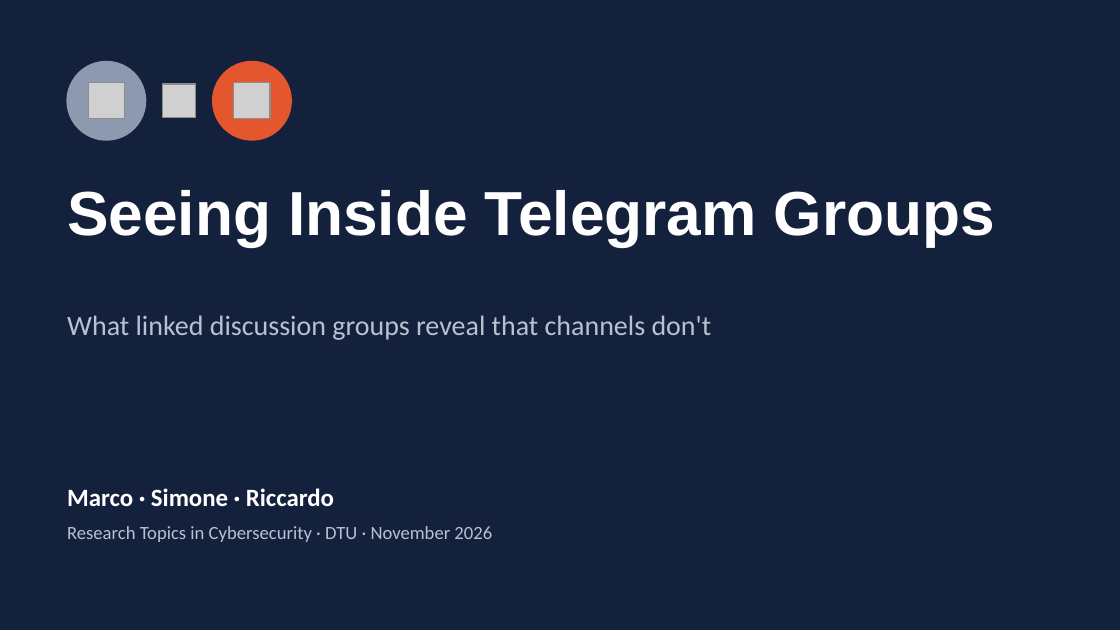
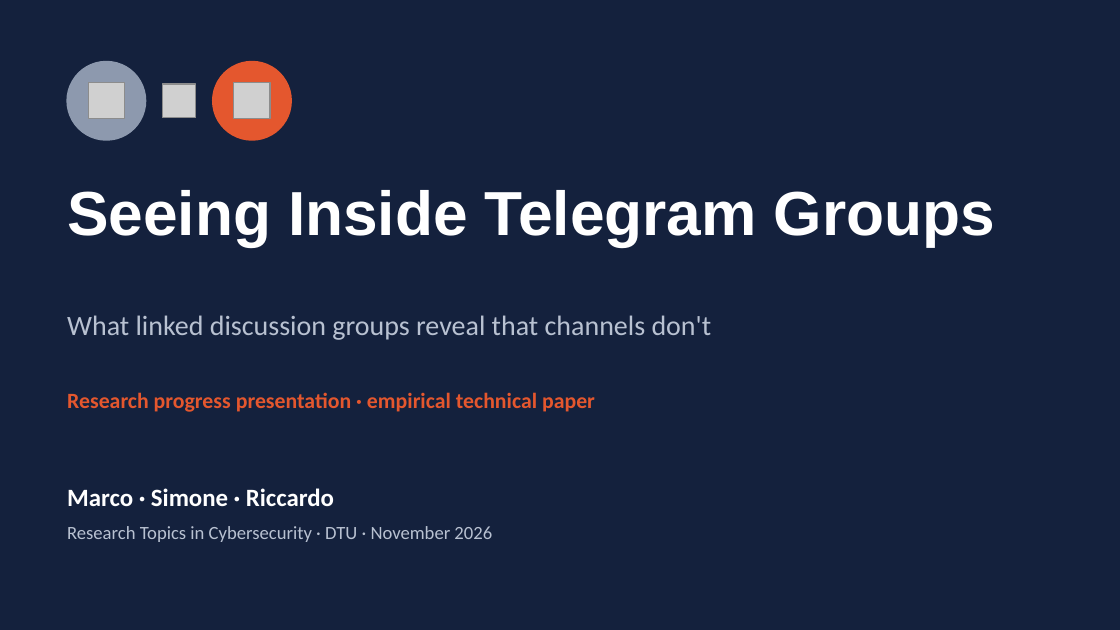
Before and after one commit to riccardo-000/seeing-inside-telegram-groups, a slide deck: slide 1 of shared/Riccardo/presentation/seeing_inside_telegram_groups.pptx. Drawn at 1120x630 pixels with LibreOffice and Linux fonts; fonts in the diff are those of the drawing; grey boxes stand for pictures. Boxes give left, top, right and bottom in pixels: in the first picture for what was removed or moved away, otherwise in the second. Text is boxed around its words. In the diff, an @@ line names an element or a change of style, - is before the commit and + after.

```diff
--- a/shared/Riccardo/presentation/seeing_inside_telegram_groups.pptx
+++ b/shared/Riccardo/presentation/seeing_inside_telegram_groups.pptx
@@ text added at bbox=[67, 392, 595, 412], 14 pt, text #E4572E, bold @@
+Research progress presentation · empirical technical paper
```
Also in this commit, not shown: 8 other slides changed, 2 slides added, 1 slide removed, 2 other files.
